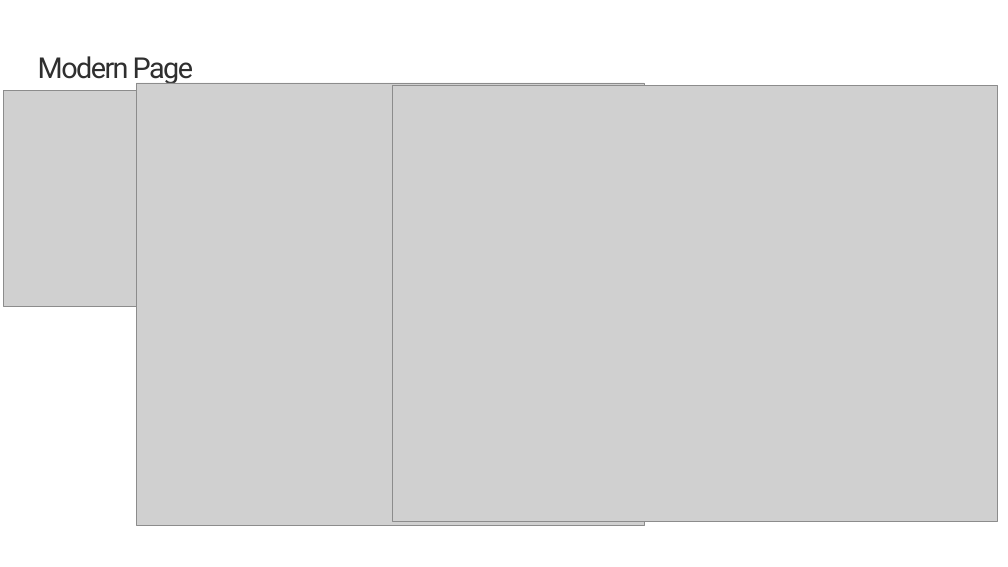
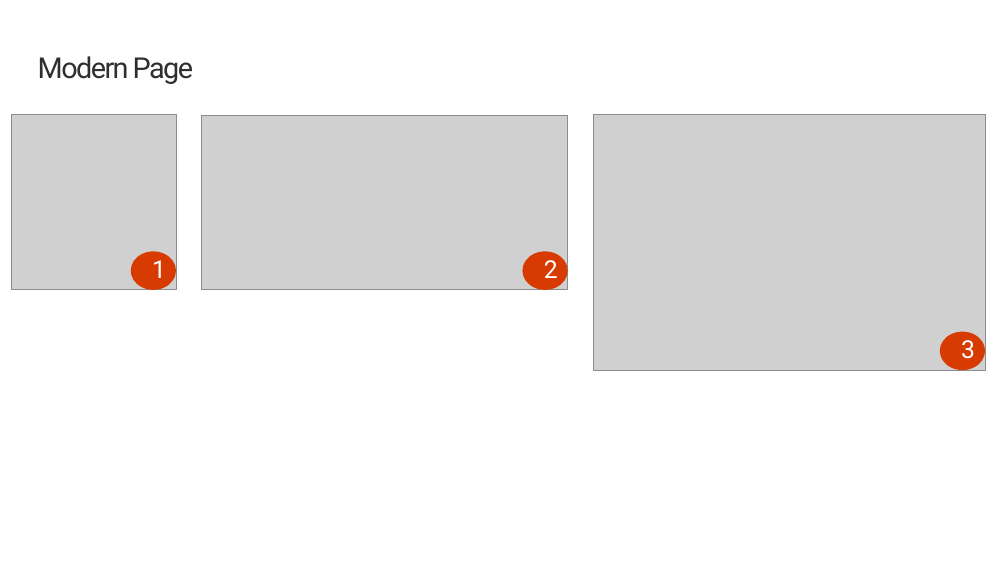
Before and after one commit to SharePoint/sp-dev-training-spfx-web-parts, a slide deck: slide 8 of 02-testing.pptx. Drawn at 1008x567 pixels with LibreOffice and Linux fonts; fonts in the diff are those of the drawing; grey boxes stand for pictures; background and template pictures are left out. Boxes give left, top, right and bottom in pixels: in the first picture for what was removed or moved away, otherwise in the second. Text is boxed around its words. In the diff, an @@ line names an element or a change of style, - is before the commit and + after.

Commit message:
Update Ex 2 slide deck

```diff
--- a/02-testing.pptx
+++ b/02-testing.pptx
@@ picture removed at [136, 83, 644, 525] @@
@@ picture removed at [392, 85, 997, 521] @@
@@ picture: place and size @@
-picture at [4, 91, 147, 307]
+picture at [11, 114, 176, 290]
@@ picture added at [202, 115, 568, 290] @@
@@ picture added at [594, 114, 985, 370] @@
@@ ellipse added at [130, 251, 176, 290], fill #D83B01, 24 pt, text #FFFFFF @@
+1
@@ ellipse added at [523, 251, 568, 290], fill #D83B01, 24 pt, text #FFFFFF @@
+2
@@ ellipse added at [940, 331, 985, 370], fill #D83B01, 24 pt, text #FFFFFF @@
+3
```
Also in this commit, not shown: 2 other slides changed.
